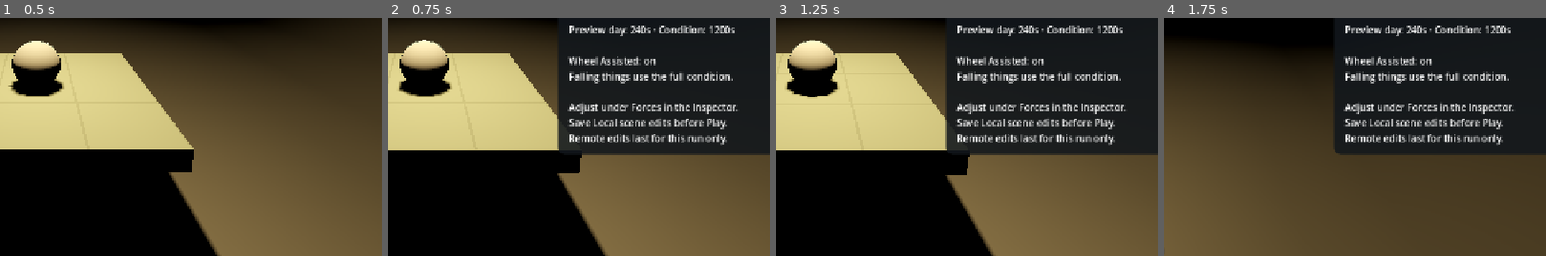
Above: before the commit, frames 1-4 (left to right).
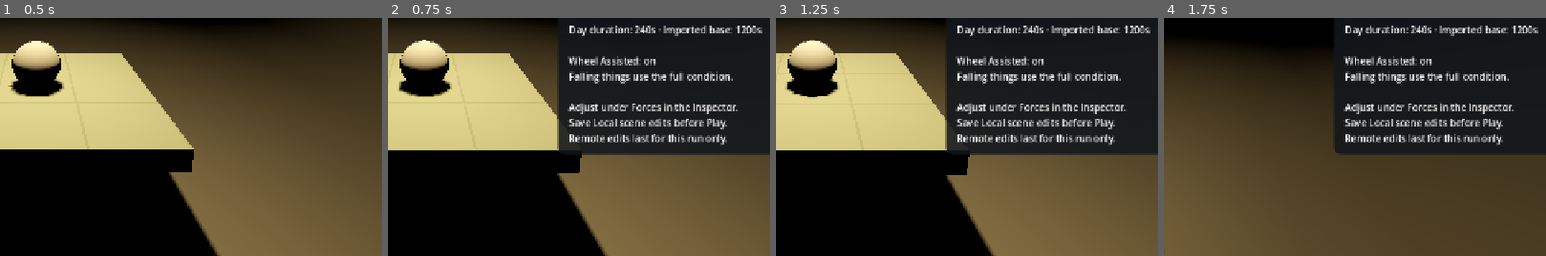
Above: after the commit, the same moments.

Repository: NevenLochhead-bit/force-former-godot-template
Game: Godot game, scene res://plot.tscn
Same seed, same stepped clock (60 frames per second), same inputs: the game is played once before the commit and once after it. Sound files missing from this copy of the repository are replaced by a short silence.
Inputs (mouse positions are % of the whole screen's width and height, from its top left):
- Up to frame 1 (0.5 s): no input
- Up to frame 2 (0.75 s): click "Forces" at 0.5 s
- Up to frame 3 (1.25 s): no input
- Up to frame 4 (1.75 s): tap Enter at 1.25 s; move the mouse to (72, 45) at 1.27 s; hold D from 1.28 s (still down); tap R at 1.35 s; click (72, 45) at 1.42 s
The pictures show only the part of the screen within x 45-95%, y 48-98%; the shares and areas given below are measured in that part.

Frame 1 is identical in both runs. In frame 2, 1.1% of the frame differs, in the area x 48-98%, y 3-8%; in frame 3, 1.1%; in frame 4, 1.1%.

Commit message:
Expose a Day duration fader and preserve legacy clock settings

Diff:
--- a/condition.gd
+++ b/condition.gd
@@ -388,7 +388,7 @@
  if has_node("Forces") and not $Forces.overrides().is_empty():
   report.append({"system":"Godot numeric overrides","status":"approximated","values":$Forces.overrides(),"student_sees" …(247 unchanged characters)…
  if has_node("Forces") and $Forces.preview_clock_enabled:
-  report.append({"system":"Godot preview clock","status":"approximated","student_sees":"Preview day is %s seconds; the imported Condition remains %s seconds. Hour relationships are unchanged, with a faster local preview."%[$Forces.preview_day_seconds,compiler.world.day_length_seconds]})
+  report.append({"system":"Godot day duration","status":"approximated","student_sees":"Day duration is %s base seconds; the imported Condition remains %s base seconds. Time rate and the imported clock laws still apply."%[$Forces.preview_day_seconds,compiler.world.day_length_seconds]})
  return report
 
 func report_entries(card: Dictionary) -> Array:
--- a/plot.tscn
+++ b/plot.tscn
@@ -90,8 +90,8 @@
 
 [node name="Forces" type="Node3D" parent="." unique_id=1169767455]
 script = ExtResource("9_mty6o")
-preview_clock_enabled = true
-preview_day_seconds = 240
+use_godot_duration = true
+day_duration = 240
 
 [node name="Gravity" type="Node" parent="Forces" unique_id=62316235]
 script = ExtResource("8_dbdy4")
--- a/shared/forces.gd
+++ b/shared/forces.gd
@@ -7,9 +7,18 @@
 @export_storage var saved_card_overrides: Dictionary = {}
 var synced_stamp = -2
 var check_age = 0.0
-@export_group("Preview clock")
-@export var preview_clock_enabled = false
-@export_range(30,1800,30) var preview_day_seconds = 240.0
+@export_group("Day clock")
+## Use Day duration as the base day length. Time force laws and Time rate still apply.
+@export var use_godot_duration = false
+## Seconds for one full day at a consistent Time rate of 1x.
+@export_range(30,1800,30,"suffix:s") var day_duration = 240.0
+# Read legacy scenes without dropping their saved clock settings.
+@export_storage var preview_clock_enabled: bool:
+ get: return use_godot_duration
+ set(value): use_godot_duration = value
+@export_storage var preview_day_seconds: float:
+ get: return day_duration
+ set(value): day_duration = value
 var plot
 var panel: PanelContainer
 var readout: Label
@@ -131,7 +140,7 @@
  var changed=compiler.card_numeric_overrides!=next
  compiler.card_numeric_overrides=next
  if plot!=null:
-  plot.preview_seconds=preview_day_seconds if preview_clock_enabled else float(compiler.world.day_length_seconds)
+  plot.preview_seconds=day_duration if use_godot_duration else float(compiler.world.day_length_seconds)
   if changed and not plot.compiled_report.is_empty():plot.compiled_report=plot.compatibility_report()
 func bind_plot(value) -> void:
  plot=value
@@ -172,5 +181,5 @@
   gravity="%.2f m/s² · %s"%[float(p.gravity.strength),"down" if dir.y<-.9 else "up" if dir.y>.9 else str(dir)]
  var local_values=overrides()
  var origin="Condition timeline" if local_values.is_empty() else "Cards with Godot overrides: "+str(local_values.size())
- if preview_clock_enabled:origin+="\nPreview day: %ds · Condition: %ds"%[int(preview_day_seconds),int(plot.compiler.world.day_length_seconds)]
+ if use_godot_duration:origin+="\nDay duration: %ds · Imported base: %ds"%[int(day_duration),int(plot.compiler.world.day_length_seconds)]
  readout.text="FORCES · %02d:%02d\n\nGravity    %s\nWind       %s\nResistance %.2f\nRebound    %.2f\nLight      %.2f×\n …(547 unchanged characters)…
Not shown, added: addons/build_guard/day_clock_inspector.gd
Not shown, added: addons/build_guard/day_clock_inspector.gd.uid
Not shown, added: addons/build_guard/day_duration.gd
Not shown, added: addons/build_guard/day_duration.gd.uid
Not shown, changed: addons/build_guard/plugin.gd
